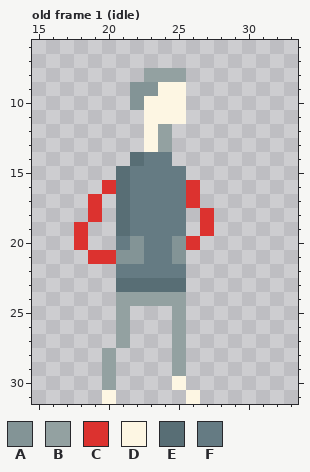
One commit to this pixel-art file: Player/Player.aseprite. The first picture shows the starting point.
32x32 pixels, 4 frames. Shown: old frame 1 (idle): x 15..33, y 6..31. The old version is drawn lined up with the new one, on the new canvas. The commit also changed other frames, which this record leaves out.
Palette (. is transparent): A #839496  B #93a1a1  C #dc322f  D #fdf6e3  E #586e75  F #657b83
Pixels before, old frame 1 (idle), first column x 18:
 8 .....BBB..
 9 ....AADD..
10 ....ADDD..
11 .....DDD..
12 .....DB...
13 .....DB...
14 ....EFF...
15 ...EFFFF..
16 ..CEFFFFC.
17 .C.EFFFFC.
18 .C.EFFFF.C
19 C..EFFFF.C
20 C..FAFFAC.
21 .CCAAFFA..
22 ...FFFFF..
23 ...EEEEE..
24 ...BBBBB..
25 ...B...B..
26 ...B...B..
27 ...B...B..
28 ..B....B..
29 ..B....B..
30 ..B....D..
31 ..D.....D.
New version:
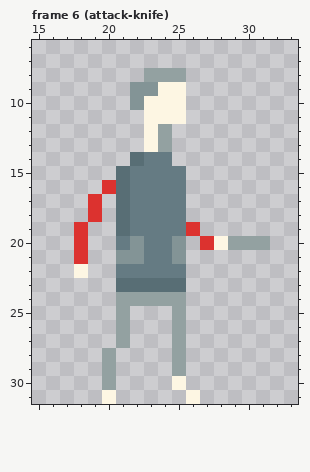
A new or re-ordered frame is compared with the old frame closest to it.
Log entry: Working on adding animation for the player jump, to briefly have them crouch
The edit:
{"change": "canvas 32x32 -> 48x32, the old top-left corner now at 8,0"}
{"change": "frames 4 -> 7"}
{"where": "frame 6 (attack-knife) is new; against old frame 1 (idle)"}
{"frame":6,"y":16,"x":26,"old":"C","new":"."}
{"frame":6,"y":17,"x":26,"old":"C","new":"."}
{"frame":6,"y":18,"x":27,"old":"C","new":"."}
{"frame":6,"y":19,"x":26,"old":".C","new":"C."}
{"frame":6,"y":20,"x":26,"old":"C.....","new":".CDBBB"}
{"frame":6,"y":21,"x":18,"old":".CC","new":"C.."}
{"frame":6,"y":22,"x":18,"old":".","new":"D"}
{"label":"changed","picture_box":[186,180,270,250]}
{"label":"changed","picture_box":[74,250,116,278]}
